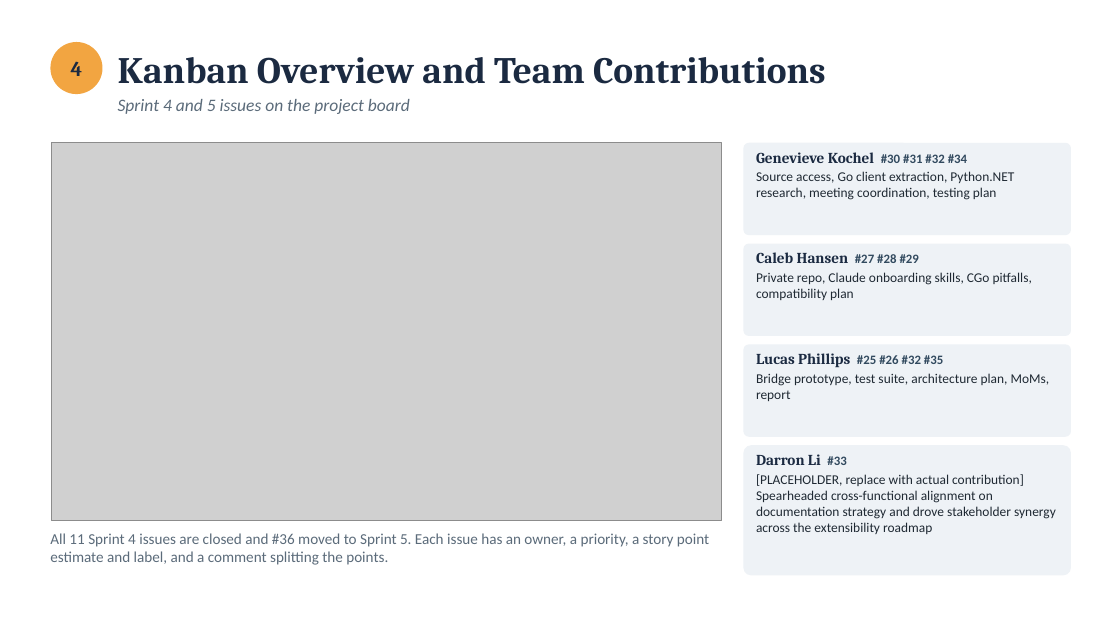
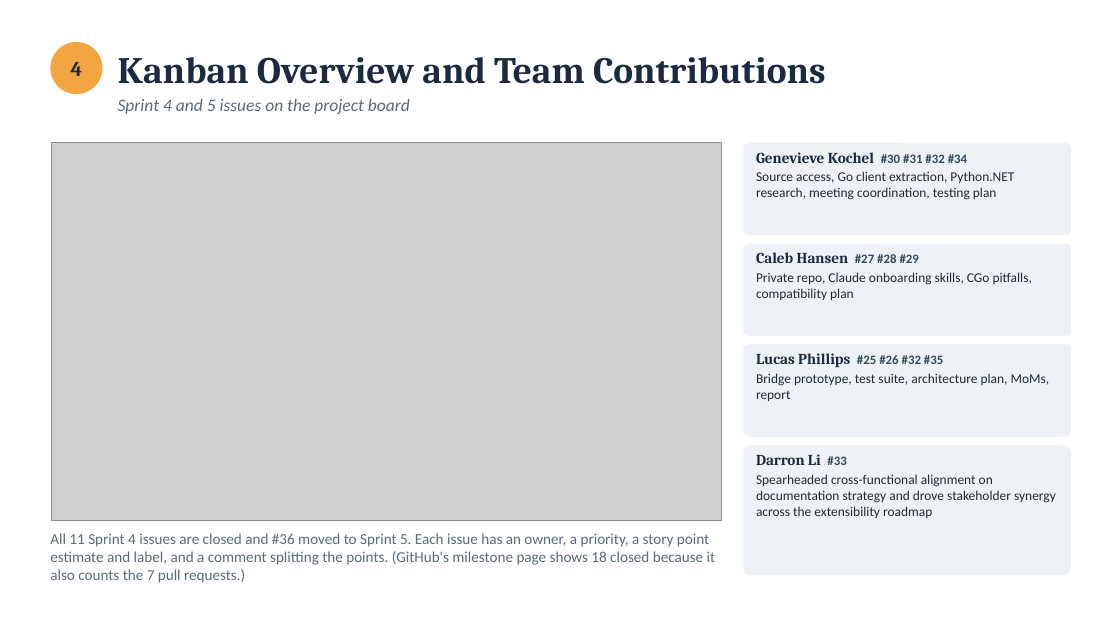
Before and after one commit to calebh13/sel-blueframe-sdk, a slide deck: slide 9 of Sprints/Sprint_4/Sprint 4 Presentation.pptx (slide 7 before the commit). Drawn at 1120x630 pixels with LibreOffice and Linux fonts; fonts in the diff are those of the drawing; grey boxes stand for pictures. Boxes give left, top, right and bottom in pixels: in the first picture for what was removed or moved away, otherwise in the second. Text is boxed around its words. In the diff, an @@ line names an element or a change of style, - is before the commit and + after.

```diff
--- a/Sprints/Sprint_4/Sprint 4 Presentation.pptx
+++ b/Sprints/Sprint_4/Sprint 4 Presentation.pptx
@@ text at (756, 474, 1056, 518): text changed @@
-[PLACEHOLDER, replace with actual contribution] Spearheaded cross-functional alignment on documentation strategy and drove stakeholder synergy across the extensibility roadmap
+Spearheaded cross-functional alignment on documentation strategy and drove stakeholder synergy across the extensibility roadmap
@@ text at (50, 533, 716, 583): text changed @@
-All 11 Sprint 4 issues are closed and #36 moved to Sprint 5. Each issue has an owner, a priority, a story point estimate and label, and a comment splitting the points.
+All 11 Sprint 4 issues are closed and #36 moved to Sprint 5. Each issue has an owner, a priority, a story point estimate and label, and a comment splitting the points. (GitHub's milestone page shows 18 closed because it also counts the 7 pull requests.)
```
Also in this commit, not shown: 2 other slides changed, 2 slides added, 1 other file.
